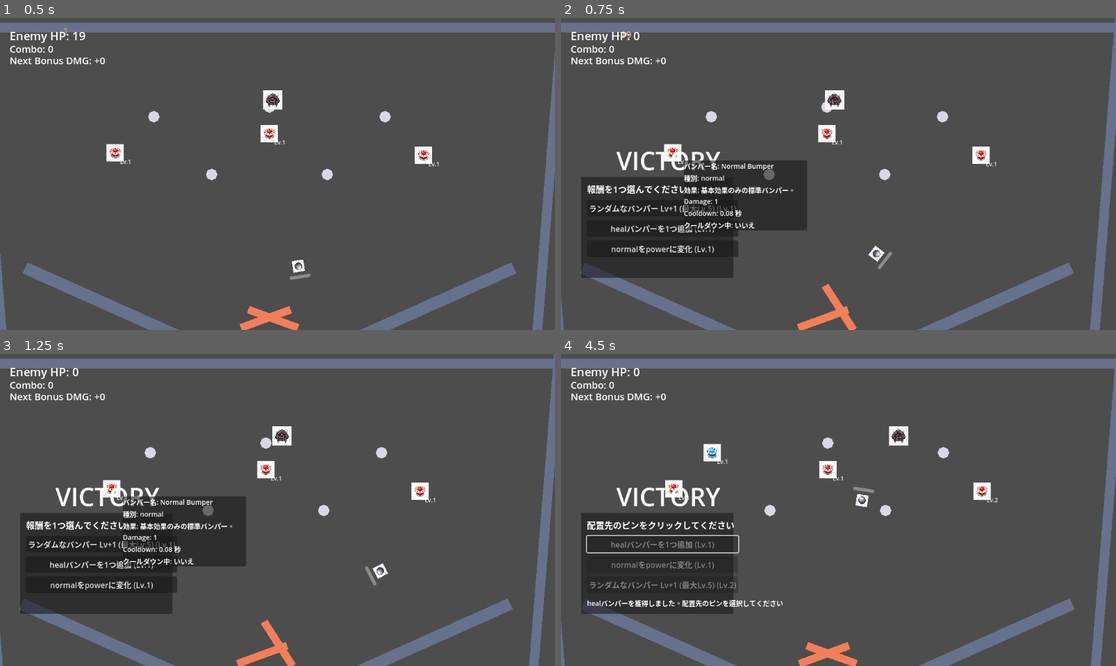
Above: before the commit, frames 1-4 (two rows, left to right).
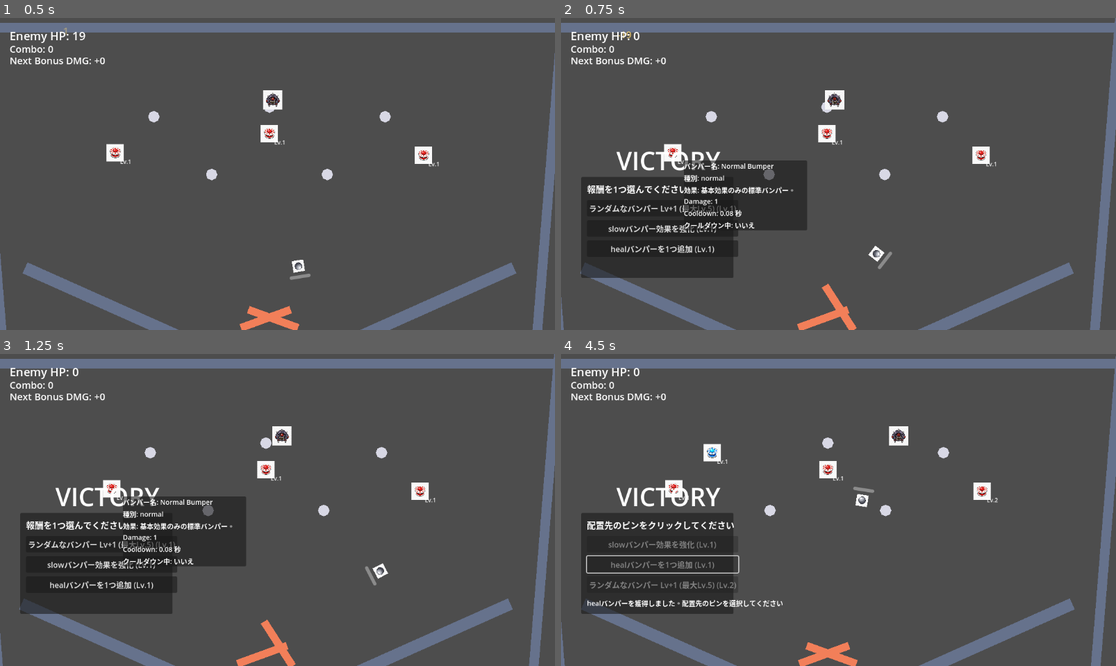
Above: after the commit, the same moments.

Repository: hamayu691-hamy/codex_godot
Game: Godot game, scene res://scenes/PinballBattleScene.tscn
Same seed, same stepped clock (60 frames per second), same inputs: the game is played once before the commit and once after it. The project has no main scene, so this scene is started directly.
Inputs (mouse positions are in pixels of both pictures, inside the frame that each line leads up to):
- Up to frame 1 (0.5 s): no input
- Up to frame 2 (0.75 s): move the mouse to (677, 152) at 0.52 s; hold Right from 0.53 s (still down); tap K at 0.6 s; click (677, 152) at 0.67 s
- Up to frame 3 (1.25 s): keep holding Right
- Up to frame 4 (4.5 s): release Right at 1.25 s; click "ランダムなバンパー Lv+1 (最大Lv.5) (Lv.1)" at 1.25 s; move the mouse to (849, 469) at 2.02 s; hold Left 2.03-2.78 s; tap B at 2.1 s; click (849, 469) at 2.17 s; move the mouse to (694, 488) at 2.77 s; hold R 2.78-3.53 s; hold Right 2.78-4.25 s; click (694, 488) at 2.92 s; move the mouse to (683, 488) at 3.52 s; tap K at 3.6 s; click (683, 488) at 3.67 s; click "healバンパーを1つ追加 (Lv.1)" at 4.25 s

Frame 1 is identical in both runs. In frame 2, 0.5% of the frame differs, in the area x 8-28%, y 66-76%; in frame 3, 0.5%; in frame 4, 0.9%, in the area x 4-33%, y 57-71%.

Commit message:
refactor: extract reward state/text into RewardManager

Diff:
--- a/scripts/gameplay/pinball_battle_scene.gd
+++ b/scripts/gameplay/pinball_battle_scene.gd
@@ -2,6 +2,7 @@
 
 const StageConfig = preload("res://scripts/gameplay/stage_config.gd")
 const FieldBuilder = preload("res://scripts/gameplay/field_builder.gd")
+const RewardManager = preload("res://scripts/gameplay/reward_manager.gd")
 const FIELD_WIDTH: float = StageConfig.FIELD_WIDTH
 const FIELD_HEIGHT: float = StageConfig.FIELD_HEIGHT
 const VIEW_WIDTH: float = StageConfig.VIEW_WIDTH
@@ -14,12 +15,6 @@
 const BALL_LAUNCH_IMPULSE: Vector2 = Vector2(120.0, -750.0)
 const DAMAGE_POPUP_DURATION: float = 0.55
 const DAMAGE_POPUP_RISE: float = 24.0
-const REWARD_OPTION_IDS: Array[String] = [
-	"normal_to_power",
-	"random_bumper_damage",
-	"add_heal_bumper",
-	"enhance_slow",
-]
 # Minimum angular speed (rad/s) to treat the flipper as actively striking. Tune for feel.
 const FLIPPER_ACTIVE_ANGULAR_SPEED_THRESHOLD: float = 3.0
 const ENEMY_HP_INITIAL: int = 20
@@ -127,7 +122,7 @@
 var _damage_popups: Array[Dictionary] = []
 var _reward_selected_this_victory: bool = false
 var _current_reward_options: Array[String] = []
-var _reward_levels: Dictionary = {}
+var _reward_manager: RewardManager = RewardManager.new()
 var _pending_reward_bumper_config: Dictionary = {}
 var _is_waiting_for_pin_replacement_selection: bool = false
 var _slow_effect_multiplier: float = 1.0
@@ -730,13 +725,11 @@
 	_pending_reward_bumper_config = {}
 	reward_panel.visible = true
 	reward_status_label.text = ""
-	_current_reward_options = REWARD_OPTION_IDS.duplicate()
-	_current_reward_options.shuffle()
-	_current_reward_options = _current_reward_options.slice(0, reward_option_buttons.size())
+	_current_reward_options = _reward_manager.get_random_reward_options(reward_option_buttons.size())
 	for index: int in range(reward_option_buttons.size()):
 		var button: Button = reward_option_buttons[index]
 		button.disabled = false
-		button.text = _get_reward_label(_current_reward_options[index])
+		button.text = _reward_manager.get_reward_label(_current_reward_options[index], Bumper.MAX_LEVEL)
 
 func _on_reward_button_pressed(button_index: int) -> void:
 	if _reward_selected_this_victory:
@@ -746,8 +739,8 @@
 	_reward_selected_this_victory = true
 	var reward_id: String = _current_reward_options[button_index]
 	var requires_pin_selection: bool = _apply_reward(reward_id)
-	_increment_reward_level(reward_id)
-	reward_status_label.text = _get_reward_result_text(reward_id)
+	_reward_manager.increment_reward_level(reward_id)
+	reward_status_label.text = _reward_manager.get_reward_result_text(reward_id, Bumper.MAX_LEVEL)
 	for button: Button in reward_option_buttons:
 		button.disabled = true
 	if requires_pin_selection:
@@ -756,71 +749,49 @@
 	reward_header_label.text = "次ステージ（仮）へ進みます"
 	_start_next_battle_placeholder()
 
-func _get_reward_label(reward_id: String) -> String:
-	var current_level: int = _get_reward_level(reward_id)
-	match reward_id:
-		"normal_to_power":
-			return "normalをpowerに変化 (Lv.%d)" % current_level
-		"random_bumper_damage":
-			return "ランダムなバンパー Lv+1 (最大Lv.%d) (Lv.%d)" % [Bumper.MAX_LEVEL, current_level]
-		"add_heal_bumper":
-			return "healバンパーを1つ追加 (Lv.%d)" % current_level
-		"enhance_slow":
-			return "slowバンパー効果を強化 (Lv.%d)" % current_level
-		_:
-			return "不明な報酬"
-
-func _get_reward_level(reward_id: String) -> int:
-	return int(_reward_levels.get(reward_id, 0)) + 1
-
-func _increment_reward_level(reward_id: String) -> void:
-	_reward_levels[reward_id] = int(_reward_levels.get(reward_id, 0)) + 1
-
-func _get_reward_result_text(reward_id: String) -> String:
-	match reward_id:
-		"normal_to_power":
-			return "normalバンパーをpowerに変化しました"
-		"random_bumper_damage":
-			return "ランダムなバンパーのLvが1上がりました（最大Lv.%d）" % Bumper.MAX_LEVEL
-		"add_heal_bumper":
-			return "healバンパーを獲得しました。配置先のピンを選択してください"
-		"enhance_slow":
-			return "slowバンパー効果を強化しました"
-		_:
-			return "報酬を獲得しました"
-
 func _apply_reward(reward_id: String) -> bool:
 	match reward_id:
 		"normal_to_power":
-			for config: Dictionary in bumper_configs:
-				if str(config.get("bumper_type", "normal")) == "normal":
-					config["bumper_type"] = "power"
-					return false
-			return false
+			return _apply_normal_to_power_reward()
 		"random_bumper_damage":
-			if bumper_configs.is_empty():
-				return false
-			var random_index: int = randi() % bumper_configs.size()
-			var selected_config: Dictionary = bumper_configs[random_index]
-			var current_level: int = int(selected_config.get("level", 1))
-			selected_config["level"] = mini(current_level + 1, Bumper.MAX_LEVEL)
-			bumper_configs[random_index] = selected_config
-			return false
+			return _apply_random_bumper_damage_reward()
 		"add_heal_bumper":
-			var heal_bumper_config: Dictionary = {
-				"level": 1,
-				"damage": 1,
-				"impulse_strength": 130.0,
-				"bumper_type": "heal",
-				"sprite_path": "res://gazou/banper_2.png",
-				"sprite_scale": BUMPER_SPRITE_SCALE,
-			}
-			_pending_reward_bumper_config = heal_bumper_config
-			_is_waiting_for_pin_replacement_selection = true
-			return true
+			return _apply_add_heal_bumper_reward()
 		"enhance_slow":
-			_slow_effect_multiplier += 0.25
-			return false
+			return _apply_enhance_slow_reward()
+	return false
+
+func _apply_normal_to_power_reward() -> bool:
+	for config: Dictionary in bumper_configs:
+		if str(config.get("bumper_type", "normal")) == "normal":
+			config["bumper_type"] = "power"
+			break
+	return false
+
+func _apply_random_bumper_damage_reward() -> bool:
+	if bumper_configs.is_empty():
+		return false
+	var random_index: int = randi() % bumper_configs.size()
+	var selected_config: Dictionary = bumper_configs[random_index]
+	var current_level: int = int(selected_config.get("level", 1))
+	selected_config["level"] = mini(current_level + 1, Bumper.MAX_LEVEL)
+	bumper_configs[random_index] = selected_config
+	return false
+
+func _apply_add_heal_bumper_reward() -> bool:
+	_pending_reward_bumper_config = {
+		"level": 1,
+		"damage": 1,
+		"impulse_strength": 130.0,
+		"bumper_type": "heal",
+		"sprite_path": "res://gazou/banper_2.png",
+		"sprite_scale": BUMPER_SPRITE_SCALE,
+	}
+	_is_waiting_for_pin_replacement_selection = true
+	return true
+
+func _apply_enhance_slow_reward() -> bool:
+	_slow_effect_multiplier += 0.25
 	return false
 
 func _start_next_battle_placeholder() -> void:
--- /dev/null
+++ b/scripts/gameplay/reward_manager.gd
@@ -0,0 +1,49 @@
+extends RefCounted
+class_name RewardManager
+
+const REWARD_OPTION_IDS: Array[String] = [
+	"normal_to_power",
+	"random_bumper_damage",
+	"add_heal_bumper",
+	"enhance_slow",
+]
+
+var _reward_levels: Dictionary = {}
+
+func get_random_reward_options(option_count: int) -> Array[String]:
+	var reward_options: Array[String] = REWARD_OPTION_IDS.duplicate()
+	reward_options.shuffle()
+	return reward_options.slice(0, option_count)
+
+func get_reward_label(reward_id: String, bumper_max_level: int) -> String:
+	var current_level: int = get_reward_level(reward_id)
+	match reward_id:
+		"normal_to_power":
+			return "normalをpowerに変化 (Lv.%d)" % current_level
+		"random_bumper_damage":
+			return "ランダムなバンパー Lv+1 (最大Lv.%d) (Lv.%d)" % [bumper_max_level, current_level]
+		"add_heal_bumper":
+			return "healバンパーを1つ追加 (Lv.%d)" % current_level
+		"enhance_slow":
+			return "slowバンパー効果を強化 (Lv.%d)" % current_level
+		_:
+			return "不明な報酬"
+
+func get_reward_result_text(reward_id: String, bumper_max_level: int) -> String:
+	match reward_id:
+		"normal_to_power":
+			return "normalバンパーをpowerに変化しました"
+		"random_bumper_damage":
+			return "ランダムなバンパーのLvが1上がりました（最大Lv.%d）" % bumper_max_level
+		"add_heal_bumper":
+			return "healバンパーを獲得しました。配置先のピンを選択してください"
+		"enhance_slow":
+			return "slowバンパー効果を強化しました"
+		_:
+			return "報酬を獲得しました"
+
+func get_reward_level(reward_id: String) -> int:
+	return int(_reward_levels.get(reward_id, 0)) + 1
+
+func increment_reward_level(reward_id: String) -> void:
+	_reward_levels[reward_id] = int(_reward_levels.get(reward_id, 0)) + 1
